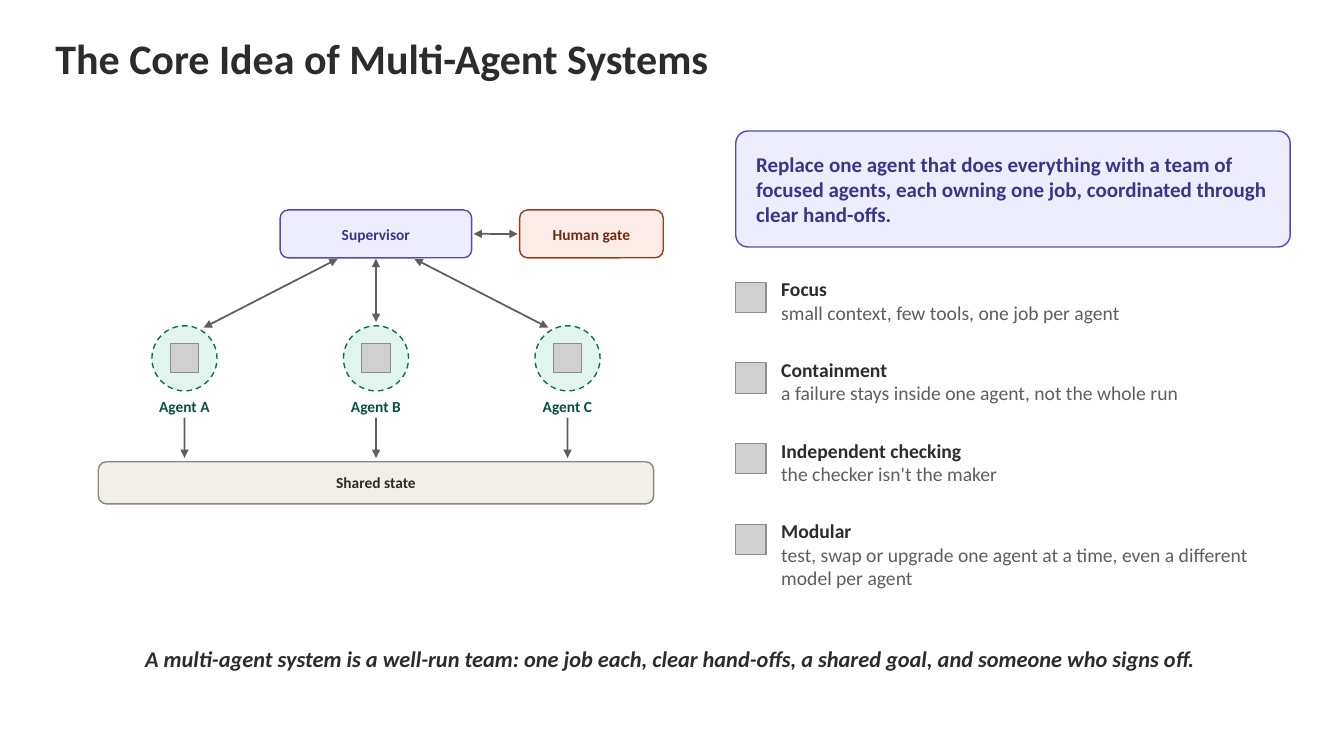
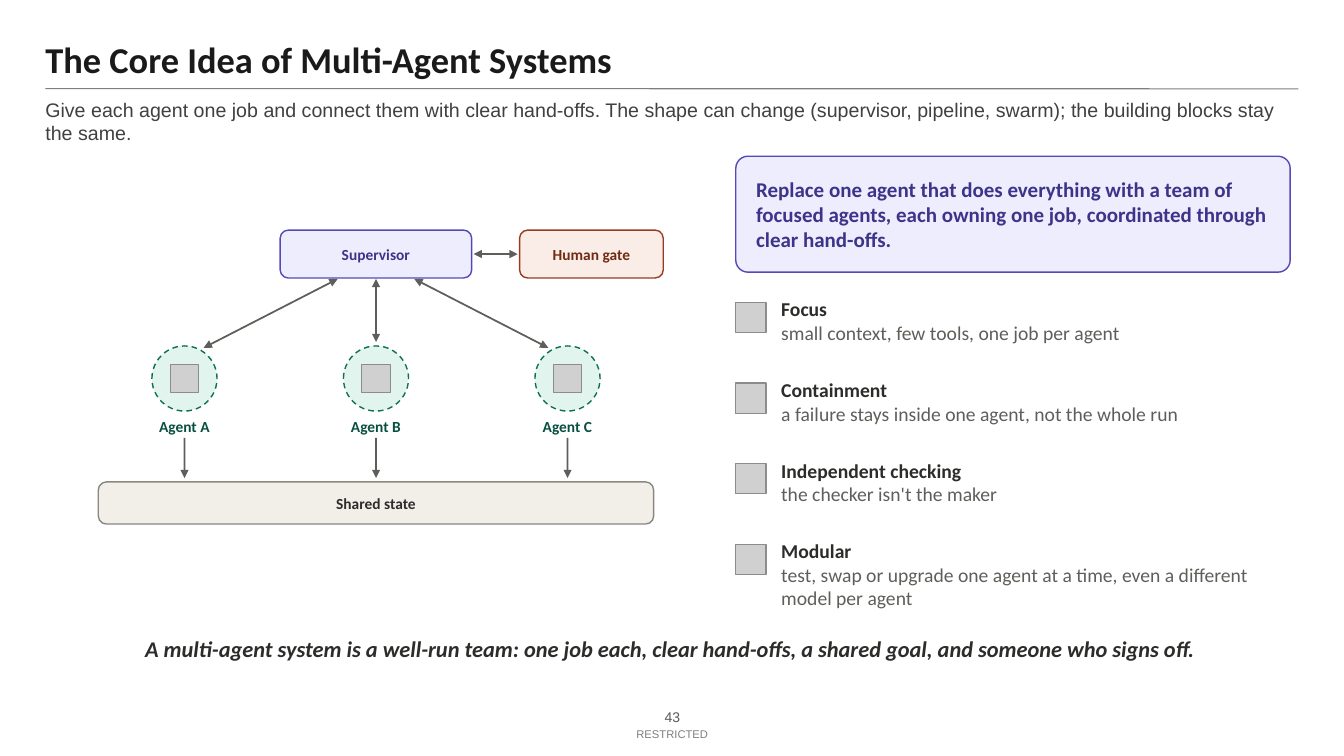
Before and after one commit to Amit-hub1998/multi-agent-subgraph-architecture, a slide deck: slide 43 of slides-01-06/Slides-01-06.pptx. Drawn at 1344x756 pixels with LibreOffice and Linux fonts; fonts in the diff are those of the drawing; grey boxes stand for pictures. Boxes give left, top, right and bottom in pixels: in the first picture for what was removed or moved away, otherwise in the second. Text is boxed around its words. In the diff, an @@ line names an element or a change of style, - is before the commit and + after.

```diff
--- a/slides-01-06/Slides-01-06.pptx
+++ b/slides-01-06/Slides-01-06.pptx
@@ text "The Core Idea of Multi-Agent ..." moved from (x1=55, y1=44, x2=708, y2=81) to (x1=45, y1=47, x2=611, y2=79) @@
@@ text "The Core Idea of Multi-Agent ..." at (x1=45, y1=47, x2=611, y2=79): size 30 to 26 pt, text colour #2C2C2A to #1A1A1A; vertical alignment top to bottom @@
@@ line added from (45, 89) to (1299, 89), #7F7F7F 0.75 pt @@
@@ text added at (x1=45, y1=102, x2=1274, y2=140), 14 pt, text #404040 @@
+Give each agent one job and connect them with clear hand-offs. The shape can change (supervisor, pipeline, swarm); the building blocks stay the same.
@@ rounded rectangle "Replace one agent that does ..." moved from (x1=736, y1=131, x2=1291, y2=247) to (x1=736, y1=156, x2=1291, y2=272) @@
@@ double arrow removed from (474, 234) to (518, 234) @@
@@ double arrow moved from (414, 259) - (548, 328) to (474, 254) - (518, 254) @@
@@ arrow moved from (376, 417) - (376, 458) to (376, 279) - (376, 342) @@
@@ arrow (376, 279) - (376, 342): arrow to double arrow @@
@@ double arrow moved from (376, 259) - (376, 322) to (414, 279) - (548, 348) @@
@@ 2 pictures, 2 ellipses moved together from (x1=344, y1=326, x2=601, y2=391) to (x1=152, y1=346, x2=409, y2=411) @@
@@ ellipse moved from (x1=152, y1=326, x2=218, y2=391) to (x1=535, y1=346, x2=601, y2=411) @@
@@ picture moved from (x1=170, y1=344, x2=199, y2=372) to (x1=554, y1=364, x2=582, y2=392) @@
@@ arrow added from (376, 438) to (376, 478), #5F5E5A 1.25 pt @@
@@ 7 texts, 4 pictures, 3 rounded rectangles, 2 arrows, 1 double arrow moved together from (x1=98, y1=210, x2=1248, y2=589) to (x1=98, y1=230, x2=1248, y2=609) @@
@@ text "A multi-agent system is a ..." moved from (x1=145, y1=651, x2=1194, y2=671) to (x1=145, y1=641, x2=1194, y2=661) @@
@@ page number added at (x1=665, y1=712, x2=681, y2=722), 10 pt, text #595959 @@
+43
@@ text added at (x1=636, y1=730, x2=708, y2=738), 8 pt, text #7F7F7F @@
+RESTRICTED
```
Also in this commit, not shown: 41 other slides changed, 1 slide added, 1 slide removed, 19 other files.
